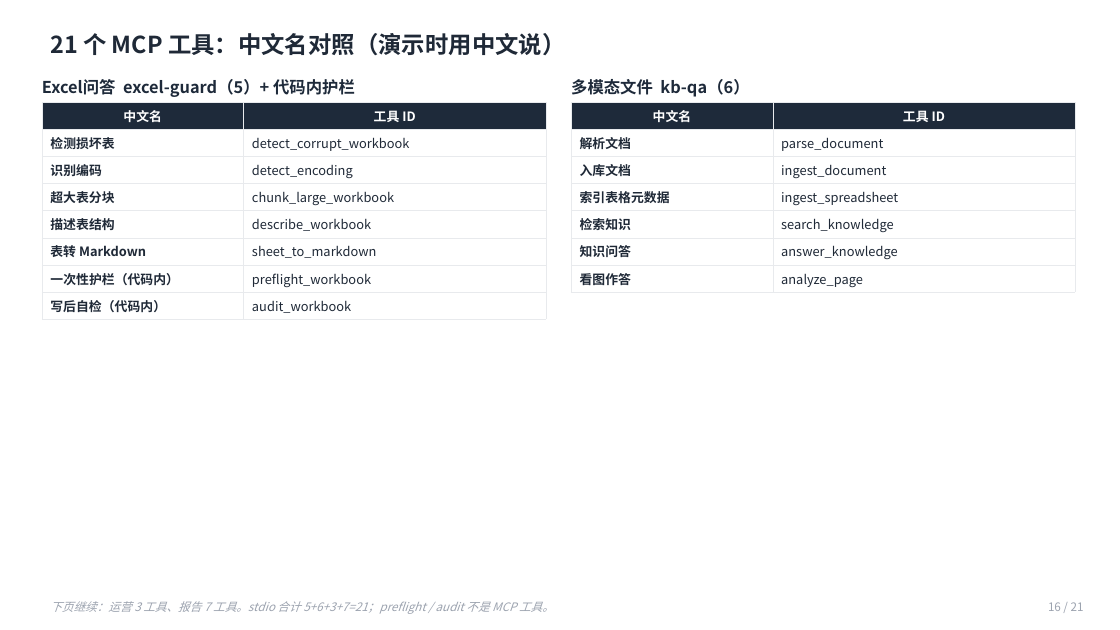
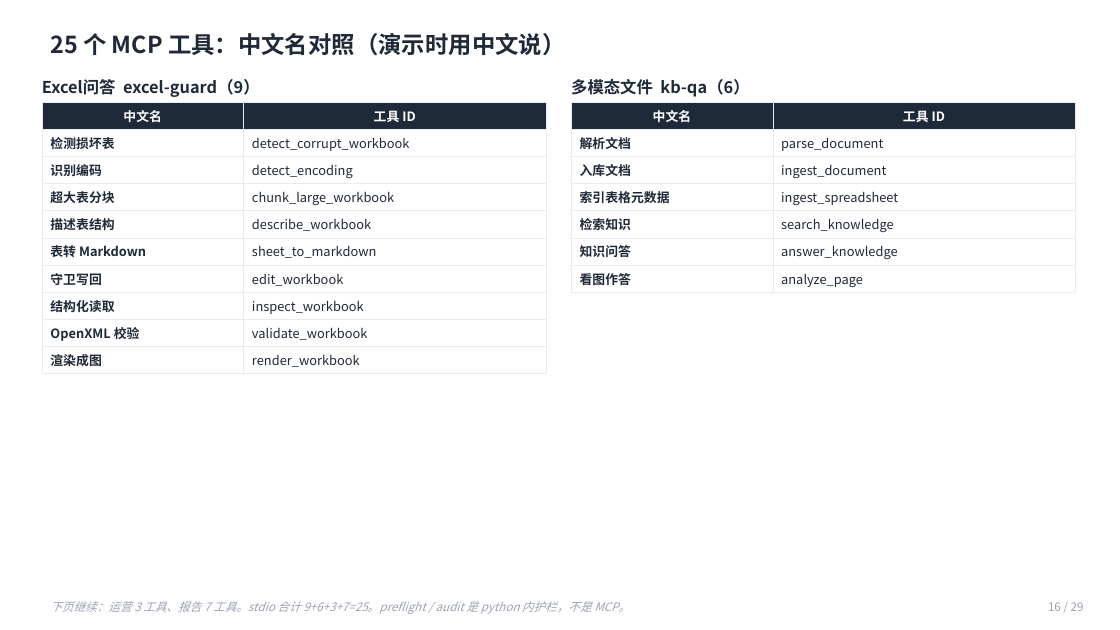
Before and after one commit to LiNan1984/shunde-poc, a slide deck: slide 16 of docs/演示材料/顺德POC四助手架构.pptx. Drawn at 1120x630 pixels with LibreOffice and Linux fonts; fonts in the diff are those of the drawing. Boxes give left, top, right and bottom in pixels: in the first picture for what was removed or moved away, otherwise in the second. Text is boxed around its words. In the diff, an @@ line names an element or a change of style, - is before the commit and + after.

```diff
--- a/docs/演示材料/顺德POC四助手架构.pptx
+++ b/docs/演示材料/顺德POC四助手架构.pptx
@@ text at [50,33,565,55]: text changed @@
-21 个 MCP 工具：中文名对照（演示时用中文说）
+25 个 MCP 工具：中文名对照（演示时用中文说）
@@ text at [42,79,260,97]: text changed @@
-Excel问答 excel-guard（5）+ 代码内护栏
+Excel问答 excel-guard（9）
@@ table at [42,103,546,371] @@
-row 7: 一次性护栏（代码内） | preflight_workbook
-row 8: 写后自检（代码内） | audit_workbook
+row 7: 守卫写回 | edit_workbook
+row 8: 结构化读取 | inspect_workbook
+row 9: OpenXML 校验 | validate_workbook
+row 10: 渲染成图 | render_workbook
@@ text at [50,601,630,614]: text changed @@
-下页继续：运营 3 工具、报告 7 工具。stdio 合计 5+6+3+7=21；preflight / audit 不是 MCP 工具。
+下页继续：运营 3 工具、报告 7 工具。stdio 合计 9+6+3+7=25。preflight / audit 是 python 内护栏，不是 MCP。
@@ text at [1048,602,1084,611]: text changed @@
-16 / 21
+16 / 29
```
Also in this commit, not shown: 19 other slides changed, 9 slides added, 1 slide removed, 20 other files.
